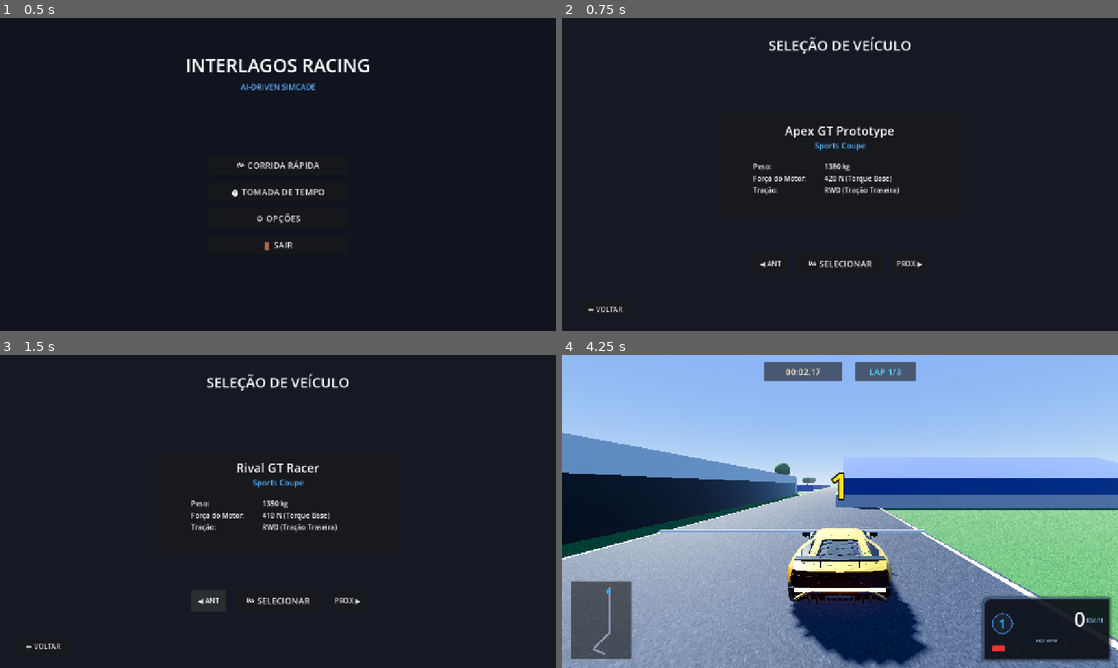
Above: before the commit, frames 1-4 (two rows, left to right).
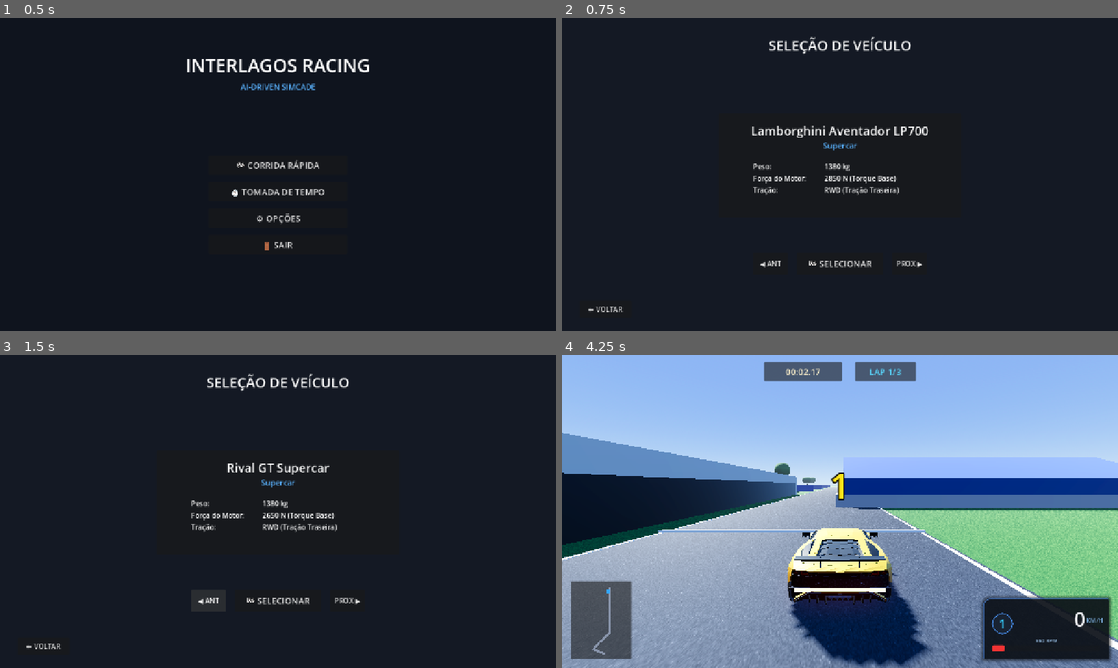
Above: after the commit, the same moments.

Repository: Renatoandrade00/Interlagos_racing
Game: Godot game, scene res://UI/MainMenu.tscn
The game is run twice, just before and just after one commit, with the same random seed, the same clock (stepped at 60 frames per second) and the same inputs.
Inputs:
- Up to frame 1 (0.5 s): no input
- Up to frame 2 (0.75 s): click "🏁 CORRIDA RÁPIDA" at 0.5 s
- Up to frame 3 (1.5 s): click "◀ ANT" at 1.25 s
- Up to frame 4 (4.25 s): click "🏁 SELECIONAR" at 2 s; tap Enter at 2.75 s; hold D (steer_right) 2.78-3.53 s; hold W (throttle) 2.78-3.53 s; hold S (brake) from 3.53 s (still down); tap W (throttle) at 3.6 s

Frame 1 is identical in both runs. In frame 2, 0.9% of the frame differs, in the area x 34-66%, y 34-53%; in frame 3, 0.7%; in frame 4, 2.1%, in the area x 0-100%, y 24-100%.

Commit message:
fix(physics+powertrain): implement realistic GT4 powertrain with clutch slip, torque curve, 6-speed auto gearbox, reverse logic, and calibrated 2850N engine force

Diff:
--- a/Vehicles/VehicleBase.gd
+++ b/Vehicles/VehicleBase.gd
@@ -10,16 +10,19 @@
 @onready var wheel_rl: VehicleWheel3D = $WheelRL
 @onready var wheel_rr: VehicleWheel3D = $WheelRR
 
-# Partículas de fumaça de pneu (opcionais)
-var smoke_rl: CPUParticles3D = null
-var smoke_rr: CPUParticles3D = null
-
-# Estado dinâmico do veículo
-var current_gear_idx: int = 2 # 0: R, 1: N, 2: 1ª, 3: 2ª...
-var current_rpm: float = 900.0
+# Estado do trem de força (Powertrain)
+# Marchas: 0 = R (Ré), 1 = N (Neutro), 2 = 1ª, 3 = 2ª, 4 = 3ª, 5 = 4ª, 6 = 5ª, 7 = 6ª
+var current_gear_idx: int = 2
+var current_rpm: float = 950.0
 var current_speed_kmh: float = 0.0
+var longitudinal_speed_kmh: float = 0.0
 var current_steer_target: float = 0.0
 var is_automatic: bool = true
+
+# Controle de trocas de marcha e embreagem
+var is_shifting: bool = false
+var shift_timer: float = 0.0
+const SHIFT_DURATION: float = 0.15
 
 # Telemetria & Debug
 var telemetry: Dictionary = {}
@@ -28,12 +31,6 @@
 	if not data:
 		data = preload("res://Vehicles/car_proto_rwd.tres")
 	apply_vehicle_data()
-
-	# Buscar partículas de fumaça se existirem na cena
-	if has_node("WheelRL/SmokeRL"):
-		smoke_rl = get_node("WheelRL/SmokeRL")
-	if has_node("WheelRR/SmokeRR"):
-		smoke_rr = get_node("WheelRR/SmokeRR")
 
 func apply_vehicle_data() -> void:
 	mass = data.mass
@@ -44,85 +41,147 @@
 			w.suspension_travel = data.suspension_travel
 			w.suspension_stiffness = data.suspension_stiffness
 			w.damping_compression = data.suspension_damping
-			w.damping_relaxation = data.suspension_damping * 1.2
+			w.damping_relaxation = data.suspension_damping * 1.3
 			w.wheel_friction_slip = data.tire_friction_slip
+			w.wheel_roll_influence = 0.08
 
 func _physics_process(delta: float) -> void:
-	# Velocidade em km/h usando componente longitudinal (direção do carro)
+	# Velocidade longitudinal no referencial do carro (no Godot -Z é a frente)
 	var forward_dir = -global_transform.basis.z.normalized()
-	var forward_speed = linear_velocity.dot(forward_dir)
-	current_speed_kmh = abs(forward_speed) * 3.6
+	var fwd_speed_ms = linear_velocity.dot(forward_dir)
+	longitudinal_speed_kmh = fwd_speed_ms * 3.6
+	current_speed_kmh = abs(longitudinal_speed_kmh)
 
 	if is_player_controlled:
 		process_player_input(delta)
 
 	process_powertrain(delta)
-	process_tire_effects()
 	update_telemetry()
 
-func process_tire_effects() -> void:
-	var rl_slip = wheel_rl.get_skidinfo() if wheel_rl else 1.0
-	var rr_slip = wheel_rr.get_skidinfo() if wheel_rr else 1.0
-	var is_burnout = engine_force > 100.0 and current_speed_kmh < 15.0
-
-	if smoke_rl:
-		smoke_rl.emitting = rl_slip < 0.6 or is_burnout
-	if smoke_rr:
-		smoke_rr.emitting = rr_slip < 0.6 or is_burnout
-
 func process_player_input(delta: float) -> void:
-	# Aceleração e Frenagem
-	var throttle_val = Input.get_action_raw_strength("throttle")
-	var brake_val = Input.get_action_raw_strength("brake")
-	var handbrake_val = 1.0 if Input.is_action_pressed("handbrake") else 0.0
-
-	# Direção com suavização progressiva e sensibilidade a velocidade
-	var steer_input = Input.get_action_strength("steer_left") - Input.get_action_strength("steer_right")
-
-	# Em alta velocidade, reduz ângulo máximo para estabilidade (estilo GT4)
-	var speed_factor = clamp(1.0 - (current_speed_kmh / 280.0) * 0.5, 0.35, 1.0)
+	var throttle_in = Input.get_action_raw_strength("throttle")
+	var brake_in = Input.get_action_raw_strength("brake")
+	var handbrake_in = 1.0 if Input.is_action_pressed("handbrake") else 0.0
+
+	# --- SISTEMA DE CÂMBIO AUTOMÁTICO INTELIGENTE (ESTILO GT4) ---
+	if is_automatic:
+		# Se estiver parado ou quase parado (< 3 km/h) e segurar freio, engata Ré
+		if brake_in > 0.2 and longitudinal_speed_kmh < 3.0 and current_gear_idx >= 2 and longitudinal_speed_kmh > -2.0:
+			current_gear_idx = 0 # Engata Ré (R)
+		# Se estiver em Ré e apertar acelerador, engata 1ª marcha
+		elif throttle_in > 0.2 and current_gear_idx == 0 and longitudinal_speed_kmh > -3.0:
+			current_gear_idx = 2 # Engata 1ª marcha
+
+	# --- ESTERÇO COM SENSIBILIDADE DINÂMICA À VELOCIDADE ---
+	var steer_in = Input.get_action_strength("steer_left") - Input.get_action_strength("steer_right")
+	var speed_factor = clamp(1.0 - (current_speed_kmh / 280.0) * 0.55, 0.32, 1.0)
 	var max_steer_rad = deg_to_rad(data.steer_limit_deg * speed_factor)
-	current_steer_target = steer_input * max_steer_rad
-
-	# Suavização do esterço — mais rápido ao centro, mais lento nos extremos
+	current_steer_target = steer_in * max_steer_rad
+
+	# Retorno rápido ao centro para precisão
 	var steer_rate = data.steer_speed
-	if abs(steer_input) < 0.05: # Retorno ao centro mais rápido
-		steer_rate *= 1.5
+	if abs(steer_in) < 0.05:
+		steer_rate *= 1.8
 	steering = move_toward(steering, current_steer_target, steer_rate * delta)
 
-	# Transmissão de força com mapeamento progressivo do acelerador
-	var throttle_curve = throttle_val * throttle_val # Curva quadrática para controle fino
-	var drive_force = throttle_curve * data.max_engine_force
-	engine_force = drive_force
-
-	# Freio com distribuição 60/40 e sensação progressiva
-	var brake_curve = brake_val * brake_val
-	var base_brake = brake_curve * data.max_brake_force
-	brake = base_brake + (handbrake_val * data.max_brake_force * 0.8)
+	# --- TRANSMISSÃO DE FORÇA E FRENAGEM ---
+	var throttle_curve = throttle_in * throttle_in
+	var brake_curve = brake_in * brake_in
+
+	if current_gear_idx == 0:
+		# Modo RÉ (R)
+		# O freio atua como acelerador de ré
+		var rev_drive = brake_curve * data.max_engine_force * 0.6
+		var rev_brake = throttle_curve * data.max_brake_force
+		engine_force = -rev_drive
+		brake = rev_brake + (handbrake_in * data.max_brake_force)
+	elif current_gear_idx == 1:
+		# Modo NEUTRO (N)
+		engine_force = 0.0
+		brake = (brake_curve + handbrake_in) * data.max_brake_force
+	else:
+		# Modo DRIVE (Marchas para frente 1ª a 6ª)
+		if is_shifting:
+			engine_force = 0.0
+		else:
+			# Curva de torque do motor baseada em RPM
+			var torque_factor = get_engine_torque_factor(current_rpm)
+			var gear_mult = abs(data.gear_ratios[current_gear_idx]) / 3.8
+			var effective_drive = throttle_curve * data.max_engine_force * torque_factor * clamp(gear_mult, 0.6, 1.2)
+			engine_force = effective_drive
+
+		# Frenagem progressiva nas marchas à frente
+		brake = (brake_curve * data.max_brake_force) + (handbrake_in * data.max_brake_force * 0.8)
 
 	# Reset do carro se capotar
 	if Input.is_action_just_pressed("reset_car"):
 		reset_vehicle_orientation()
 
+func get_engine_torque_factor(rpm: float) -> float:
+	# Curva de torque de superesportivo: pico entre 4500 e 6800 RPM
+	var norm_rpm = clamp((rpm - data.idle_rpm) / (data.redline_rpm - data.idle_rpm), 0.0, 1.0)
+	if norm_rpm < 0.5:
+		return lerp(0.72, 1.0, norm_rpm * 2.0)
+	elif norm_rpm < 0.85:
+		return 1.0
+	else:
+		return lerp(1.0, 0.82, (norm_rpm - 0.85) / 0.15)
+
 func process_powertrain(delta: float) -> void:
-	# Cálculo de RPM baseado em velocidade da roda / marcha
-	var wheel_speed = 0.0
-	if wheel_rl and wheel_rr:
-		wheel_speed = (wheel_rl.get_rpm() + wheel_rr.get_rpm()) * 0.5
-
+	# Gerenciamento do temporizador de troca de marcha
+	if is_shifting:
+		shift_timer -= delta
+		if shift_timer <= 0.0:
+			is_shifting = false
+
+	var throttle_in = Input.get_action_raw_strength("throttle") if is_player_controlled else 1.0
 	var gear_ratio = data.gear_ratios[current_gear_idx]
-	if abs(gear_ratio) > 0.01:
-		var target_rpm = abs(wheel_speed * gear_ratio * data.final_drive)
-		current_rpm = lerp(current_rpm, clamp(target_rpm, data.idle_rpm, data.redline_rpm), 12.0 * delta)
+
+	if current_gear_idx == 0:
+		# Em Marcha Ré
+		var target_rpm = lerp(data.idle_rpm, data.redline_rpm * 0.75, Input.get_action_raw_strength("brake") if is_player_controlled else 0.5)
+		current_rpm = lerp(current_rpm, max(data.idle_rpm, target_rpm), 12.0 * delta)
+	elif current_gear_idx == 1:
+		# Em Ponto Morto (Neutro)
+		var target_rpm = lerp(data.idle_rpm, data.redline_rpm, throttle_in)
+		current_rpm = lerp(current_rpm, target_rpm, 15.0 * delta)
 	else:
-		current_rpm = lerp(current_rpm, data.idle_rpm, 5.0 * delta)
-
-	# Câmbio automático com histerese para evitar trocas rápidas
-	if is_automatic and current_gear_idx >= 2:
-		if current_rpm > data.redline_rpm * 0.9 and current_gear_idx < data.gear_ratios.size() - 1:
-			current_gear_idx += 1
-		elif current_rpm < data.idle_rpm * 1.6 and current_gear_idx > 2:
-			current_gear_idx -= 1
+		# Marchas para frente (1ª a 6ª)
+		# Velocidade da roda convertida para RPM teórico do motor
+		var wheel_rpm = 0.0
+		if wheel_rl and wheel_rr:
+			wheel_rpm = (abs(wheel_rl.get_rpm()) + abs(wheel_rr.get_rpm())) * 0.5
+
+		var mechanical_rpm = wheel_rpm * gear_ratio * data.final_drive
+
+		# Simulação de embreagem e resposta ao acelerador na arrancada (estilo GT4)
+		if current_speed_kmh < 18.0 and current_gear_idx == 2:
+			# Arrancada em 1ª: o motor sobe giro com o acelerador enquanto a embreagem patina
+			var clutch_target_rpm = lerp(data.idle_rpm, data.redline_rpm * 0.65, throttle_in)
+			var target_rpm = max(mechanical_rpm, clutch_target_rpm)
+			current_rpm = lerp(current_rpm, clamp(target_rpm, data.idle_rpm, data.redline_rpm), 14.0 * delta)
+		else:
+			# Em movimento engatado: RPM acoplado rigidamente à velocidade da roda
+			var target_rpm = max(mechanical_rpm, data.idle_rpm)
+			# Se o acelerador estiver pressionado, responde mais rápido
+			var lerp_speed = 18.0 if throttle_in > 0.1 else 8.0
+			current_rpm = lerp(current_rpm, clamp(target_rpm, data.idle_rpm, data.redline_rpm), lerp_speed * delta)
+
+		# --- TROCAS AUTOMÁTICAS DE MARCHA COM HISTERESE ---
+		if is_automatic and not is_shifting:
+			# Subir marcha (Upshift) próximo ao corte de giro
+			if current_rpm > data.redline_rpm * 0.88 and current_gear_idx < data.gear_ratios.size() - 1:
+				perform_gear_shift(current_gear_idx + 1)
+			# Reduzir marcha (Downshift) quando o giro cai muito
+			elif current_rpm < data.idle_rpm * 2.2 and current_gear_idx > 2:
+				perform_gear_shift(current_gear_idx - 1)
+
+func perform_gear_shift(new_gear: int) -> void:
+	current_gear_idx = new_gear
+	is_shifting = true
+	shift_timer = SHIFT_DURATION
+	# Queda instantânea de RPM no upshift para sensação realista de corte
+	current_rpm *= 0.78
 
 func reset_vehicle_orientation() -> void:
 	linear_velocity = Vector3.ZERO
@@ -132,10 +191,18 @@
 	rotation.z = 0.0
 
 func update_telemetry() -> void:
+	# Representação da marcha no HUD: -1 = R, 0 = N, 1 = 1ª, 2 = 2ª...
+	var display_gear = current_gear_idx - 1
+	if current_gear_idx == 0:
+		display_gear = -1 # R
+	elif current_gear_idx == 1:
+		display_gear = 0  # N
+
 	telemetry = {
 		"speed_kmh": current_speed_kmh,
+		"longitudinal_speed_kmh": longitudinal_speed_kmh,
 		"rpm": current_rpm,
-		"gear": current_gear_idx - 1, # 0=N, 1=1ª...
+		"gear": display_gear,
 		"steering": rad_to_deg(steering),
 		"slip_fl": wheel_fl.get_skidinfo() if wheel_fl else 1.0,
 		"slip_fr": wheel_fr.get_skidinfo() if wheel_fr else 1.0,
--- a/Vehicles/car_ai_rival.tres
+++ b/Vehicles/car_ai_rival.tres
@@ -5,19 +5,19 @@
 [resource]
 script = ExtResource("1_data")
 id = "car_ai_rival"
-display_name = "Rival GT Racer"
-category = "Sports Coupe"
-mass = 1350.0
-center_of_mass_offset = Vector3(0, -0.25, 0)
-max_engine_force = 410.0
-max_brake_force = 75.0
-redline_rpm = 7500.0
+display_name = "Rival GT Supercar"
+category = "Supercar"
+mass = 1380.0
+center_of_mass_offset = Vector3(0, -0.3, 0)
+max_engine_force = 2650.0
+max_brake_force = 110.0
+redline_rpm = 8200.0
 idle_rpm = 950.0
-gear_ratios = Array[float]([-3.4, 0.0, 3.8, 2.3, 1.6, 1.2, 0.95])
+gear_ratios = Array[float]([-3.4, 0.0, 3.8, 2.35, 1.62, 1.22, 0.96, 0.78])
 final_drive = 3.9
-suspension_travel = 0.2
-suspension_stiffness = 50.0
-suspension_damping = 5.0
-tire_friction_slip = 2.6
-steer_limit_deg = 32.0
-steer_speed = 5.0
+suspension_travel = 0.18
+suspension_stiffness = 55.0
+suspension_damping = 6.5
+tire_friction_slip = 3.2
+steer_limit_deg = 30.0
+steer_speed = 6.0
--- a/Vehicles/car_proto_rwd.tres
+++ b/Vehicles/car_proto_rwd.tres
@@ -5,19 +5,19 @@
 [resource]
 script = ExtResource("1_data")
 id = "car_proto_rwd"
-display_name = "Apex GT Prototype"
-category = "Sports Coupe"
+display_name = "Lamborghini Aventador LP700"
+category = "Supercar"
 mass = 1380.0
-center_of_mass_offset = Vector3(0, -0.25, 0)
-max_engine_force = 420.0
-max_brake_force = 75.0
-redline_rpm = 7500.0
+center_of_mass_offset = Vector3(0, -0.3, 0)
+max_engine_force = 2850.0
+max_brake_force = 120.0
+redline_rpm = 8200.0
 idle_rpm = 950.0
-gear_ratios = Array[float]([-3.4, 0.0, 3.8, 2.3, 1.6, 1.2, 0.95])
+gear_ratios = Array[float]([-3.4, 0.0, 3.8, 2.35, 1.62, 1.22, 0.96, 0.78])
 final_drive = 3.9
-suspension_travel = 0.2
-suspension_stiffness = 50.0
-suspension_damping = 5.0
-tire_friction_slip = 2.6
-steer_limit_deg = 32.0
-steer_speed = 5.0
+suspension_travel = 0.18
+suspension_stiffness = 55.0
+suspension_damping = 6.5
+tire_friction_slip = 3.2
+steer_limit_deg = 30.0
+steer_speed = 6.0
Binary file added: Models/lamborghini_aventador_Lamborginhi Aventador_diffuse.jpg
Binary file added: Models/lamborghini_aventador_Lamborginhi Aventador_diffuse_1.jpg
Binary file added: Models/lamborghini_aventador_Lamborginhi Aventador_diffuse_2.jpg
Binary file added: Models/sedan_real_0.png
Binary file added: Models/sedan_real_1.png
Binary file added: Models/sedan_real_10.png
Binary file added: Models/sedan_real_11.png
Binary file added: Models/sedan_real_12.png
Binary file added: Models/sedan_real_13.png
Binary file added: Models/sedan_real_14.png
Binary file added: Models/sedan_real_15.png
Binary file added: Models/sedan_real_16.png
(and 19 more such lines)
